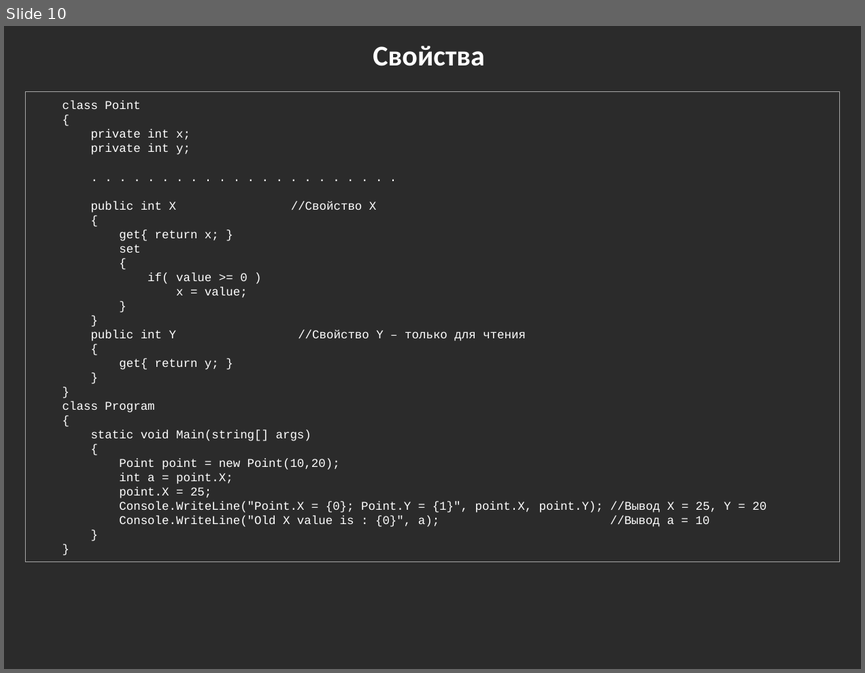
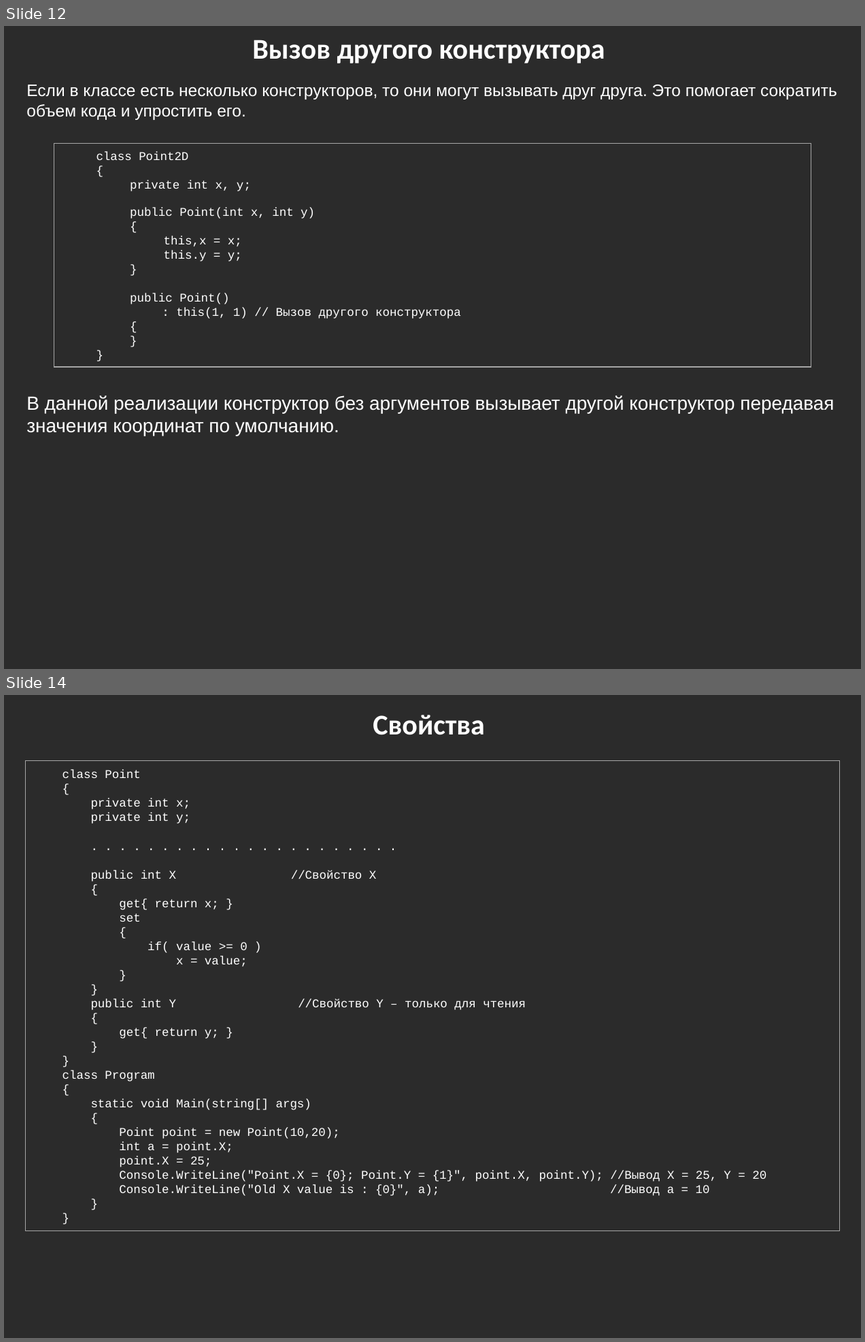
Before and after one commit to bazile/Training, a slide deck: Presentation/lesson-02-oop.pptx. Shown one above the other, each under a label of ours: slide 10 before the commit, slides 12 and 14 after it; the slides between them are not shown. The pictures are 865x673 and 865x1342 pixels, drawn with LibreOffice and Linux fonts; fonts in the diff are those of the drawing; background and template pictures are left out; a plain dark background stands for a picture behind light text. Boxes give left, top, right and bottom in pixels: in the first picture for what was removed or moved away, otherwise in the second. Text is boxed around its words. In the diff, an @@ line names an element or a change of style, - is before the commit and + after.

```diff
--- a/Presentation/lesson-02-oop.pptx
+++ b/Presentation/lesson-02-oop.pptx
@@ slide 12 added at (4,26,861,669), background picture (left out) @@
@@ text added at (252,40,605,63), 24 pt, text #FFFFFF, bold @@
+Вызов другого конструктора
@@ text added at (26,84,837,120), 14 pt, text #FFFFFF @@
+Если в классе есть несколько конструкторов, то они могут вызывать друг друга. Это помогает сократить объем кода и упростить его.
@@ rectangle added at (54,144,810,367), outline #A6A6A6 0.75 pt, 10 pt, text #FFFFFF @@
+class Point2D
+{
+private int x, y;
+public Point(int x, int y)
+{
+this,x = x;
+this.y = y;
+}
+public Point()
+: this(1, 1) // Вызов другого конструктора
+{
+}
+}
@@ text added at (26,395,834,435), 16 pt, text #FFFFFF @@
+В данной реализации конструктор без аргументов вызывает другой конструктор передавая значения координат по умолчанию.
@@ what was slide 10 is now slide 14 @@
```
Also in this commit, not shown: 5 slides changed, 4 other slides added, 1 other file.
